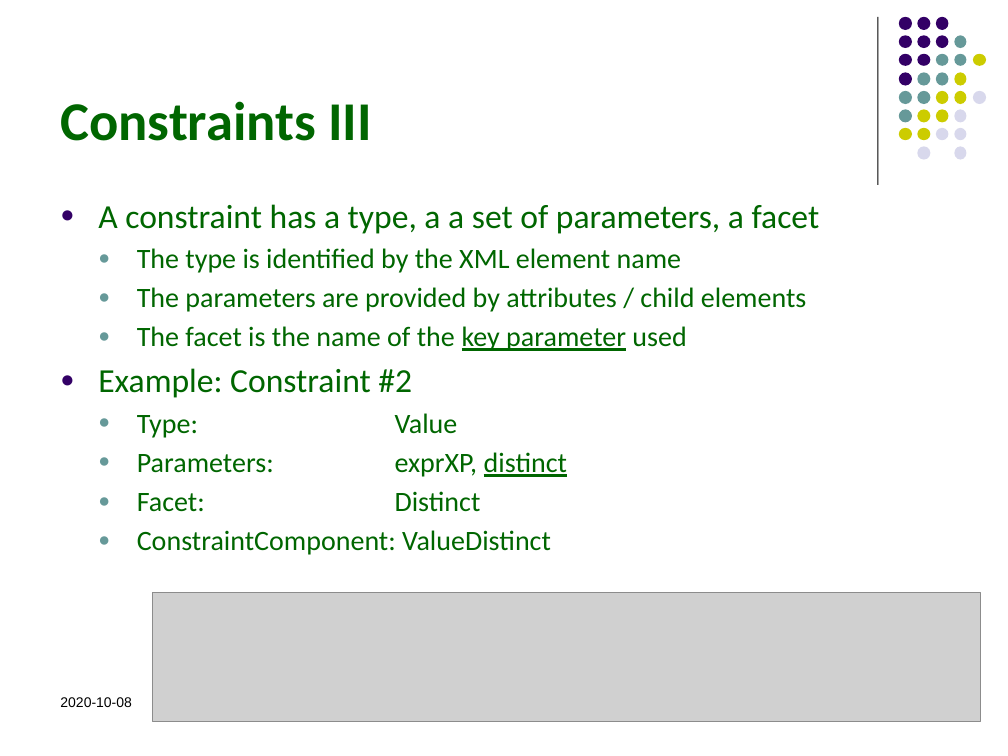
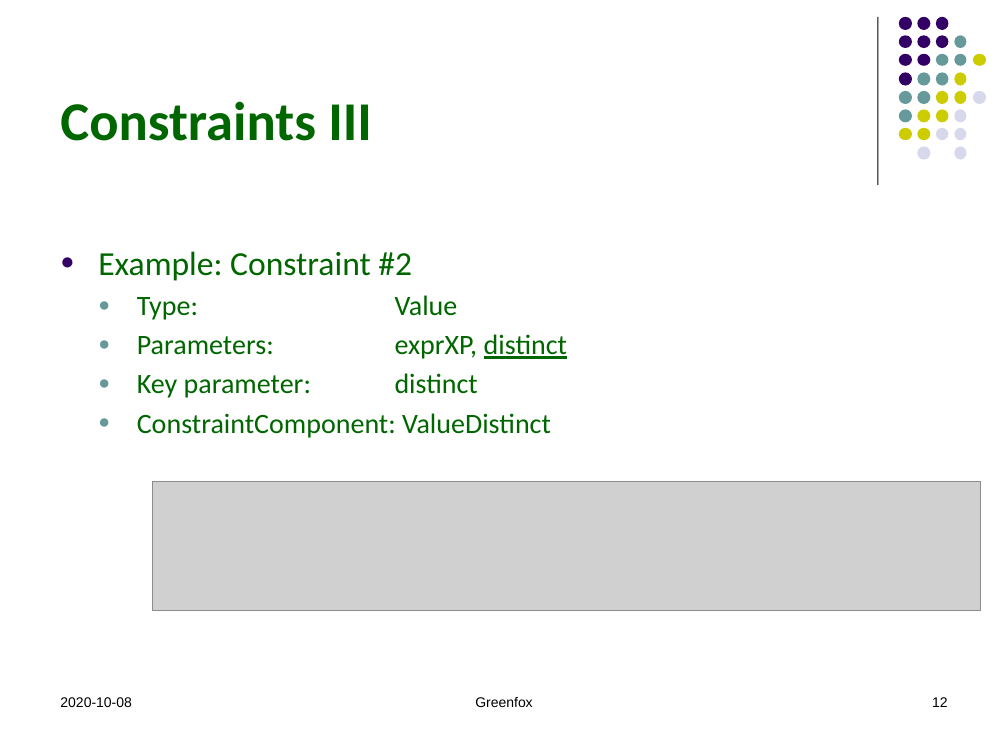
Before and after one commit to hrennau/greenfox, a slide deck: slide 12 of declarative-amsterdam-2020/an-introduction-to-greenfox/an-introduction-to-greenfox.pptx. Drawn at 1008x756 pixels with LibreOffice and Linux fonts; fonts in the diff are those of the drawing; grey boxes stand for pictures. Boxes give left, top, right and bottom in pixels: in the first picture for what was removed or moved away, otherwise in the second. Text is boxed around its words. In the diff, an @@ line names an element or a change of style, - is before the commit and + after.

```diff
--- a/declarative-amsterdam-2020/an-introduction-to-greenfox/an-introduction-to-greenfox.pptx
+++ b/declarative-amsterdam-2020/an-introduction-to-greenfox/an-introduction-to-greenfox.pptx
@@ text at box(98, 204, 820, 351): paragraphs removed @@
-● A constraint has a type, a a set of parameters, a facet
-  ● The type is identified by the XML element name
-  ● The parameters are provided by attributes / child elements
-  ● The facet is the name of the key parameter used
@@ text at box(137, 373, 478, 398): text changed @@
-  ● Facet: Distinct
+  ● Key parameter: distinct
@@ picture: place and size @@
-picture at box(152, 593, 980, 722)
+picture at box(152, 481, 980, 610)
@@ text added at box(475, 697, 532, 707), 10 pt, text #000000 @@
+Greenfox
@@ page number added at box(932, 697, 948, 707), 10 pt, text #000000 @@
+12
```
Also in this commit, not shown: 9 other slides changed, 5 slides added, 2 slides removed.
